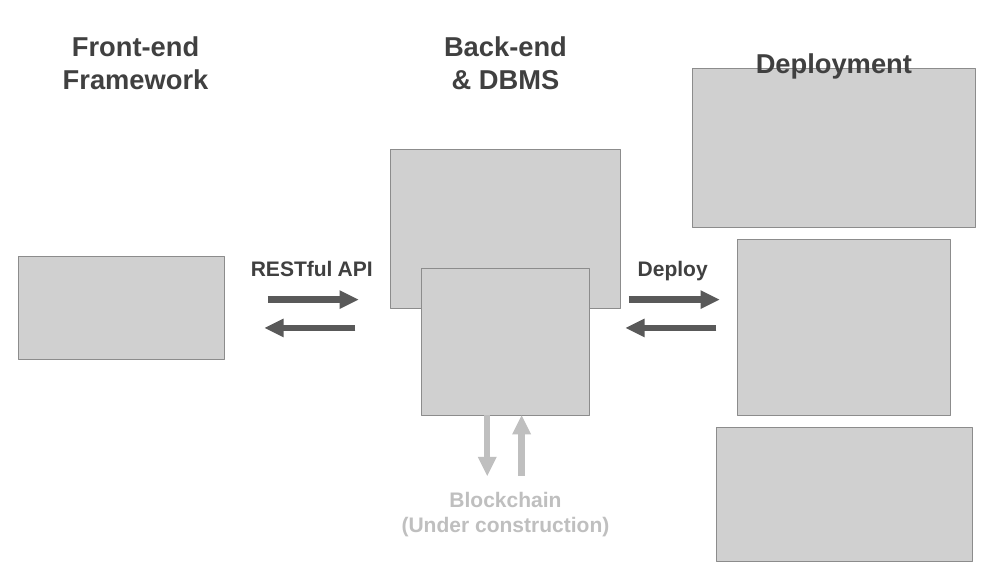
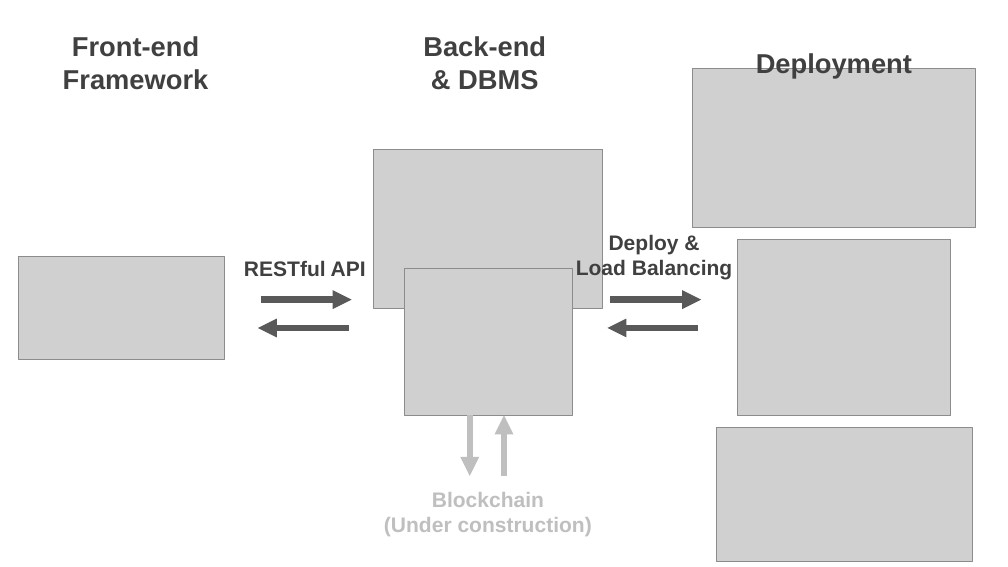
Before and after one commit to FrankCCCCC/DL_DB_Quick_Note, a slide deck: slide 3 of paper_presentation/jobs/graph.pptx. Drawn at 1008x567 pixels with LibreOffice and Linux fonts; fonts in the diff are those of the drawing; grey boxes stand for pictures. Boxes give left, top, right and bottom in pixels: in the first picture for what was removed or moved away, otherwise in the second. Text is boxed around its words. In the diff, an @@ line names an element or a change of style, - is before the commit and + after.

```diff
--- a/paper_presentation/jobs/graph.pptx
+++ b/paper_presentation/jobs/graph.pptx
@@ text at <box>576,234,732,280</box>: text changed @@
-Deploy
+Deploy &
+Load Balancing
@@ 4 arrows, 1 text: place and size @@
-4 arrows, 1 text at <box>444,36,720,476</box>
+4 arrows, 1 text at <box>423,36,701,476</box>
@@ 2 arrows, 1 text: place and size @@
-2 arrows, 1 text at <box>251,260,373,328</box>
+2 arrows, 1 text at <box>244,260,366,328</box>
@@ 2 pictures, 1 text: place and size @@
-2 pictures, 1 text at <box>391,149,621,536</box>
+2 pictures, 1 text at <box>374,149,603,536</box>
```
Also in this commit, not shown: 1 other slide changed, 6 other files.
